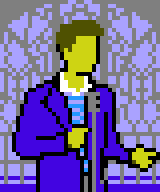
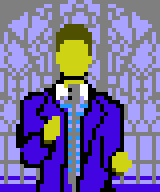
Layered file, before and after one edit (160×192). Changes by layer:
hid "Layer 8" over [12, 20, 160, 192]
showed "Layer 4", painted on it over [16, 24, 132, 192]
